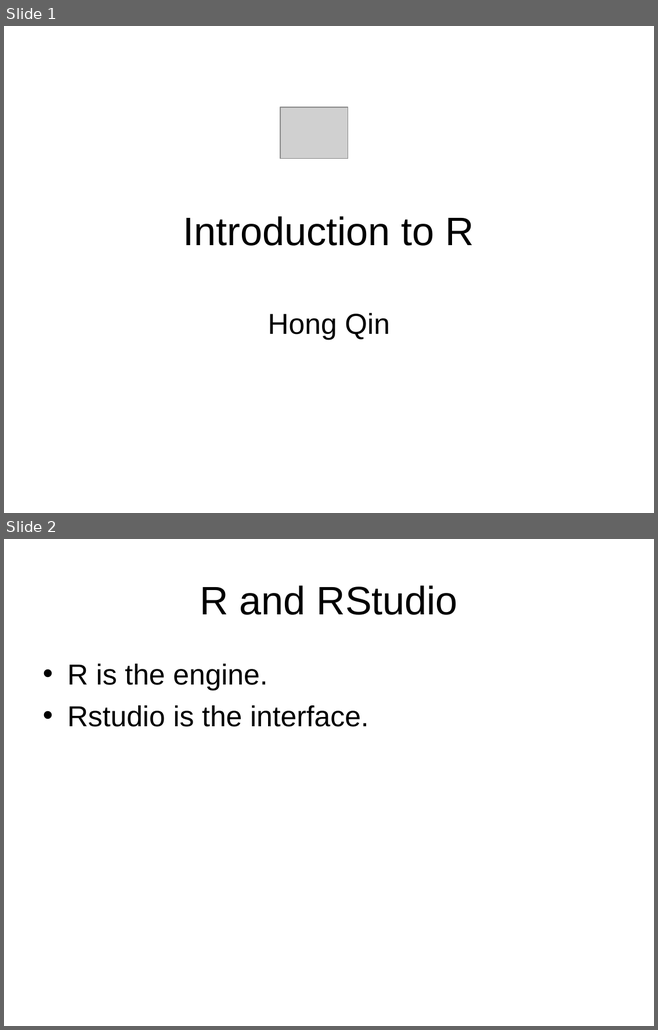
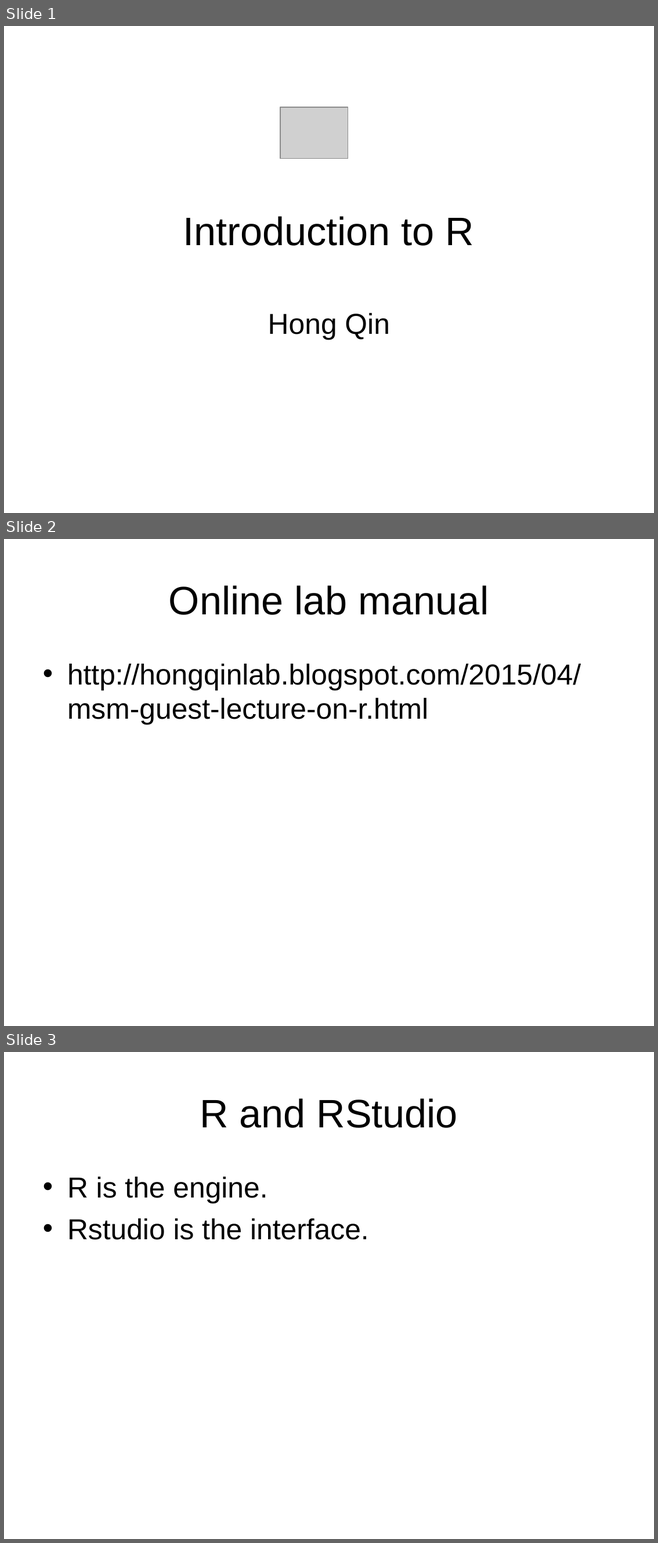
Before and after one commit to hongqin/MSM-guest-lecture, a slide deck: intro2R.ppt. Shown one above the other, each under a label of ours: slides 1 and 2 before the commit, slides 1, 2 and 3 after it. The pictures are 658x1030 and 658x1543 pixels, drawn with LibreOffice and Linux fonts; fonts in the diff are those of the drawing; grey boxes stand for pictures. Boxes give left, top, right and bottom in pixels: in the first picture for what was removed or moved away, otherwise in the second. Text is boxed around its words. In the diff, an @@ line names an element or a change of style, - is before the commit and + after.

Commit message:
online link

```diff
--- a/intro2R.ppt
+++ b/intro2R.ppt
@@ slide 2 added at box(4, 539, 654, 1026), background #FFFFFF @@
@@ title added at box(169, 585, 488, 615), 44 pt, text #000000 @@
+Online lab manual
@@ text added at box(67, 664, 581, 725), 32 pt, text #000000 @@
+• http://hongqinlab.blogspot.com/2015/04/msm-guest-lecture-on-r.html
@@ what was slide 2 is now slide 3 @@
```
